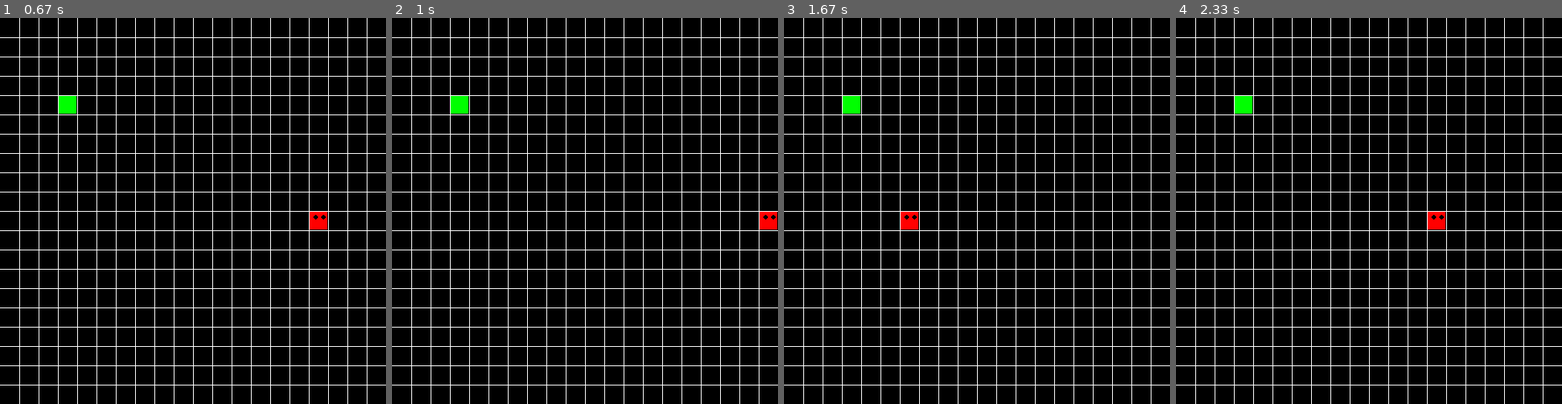
Above: before the commit, frames 1-4 (left to right).
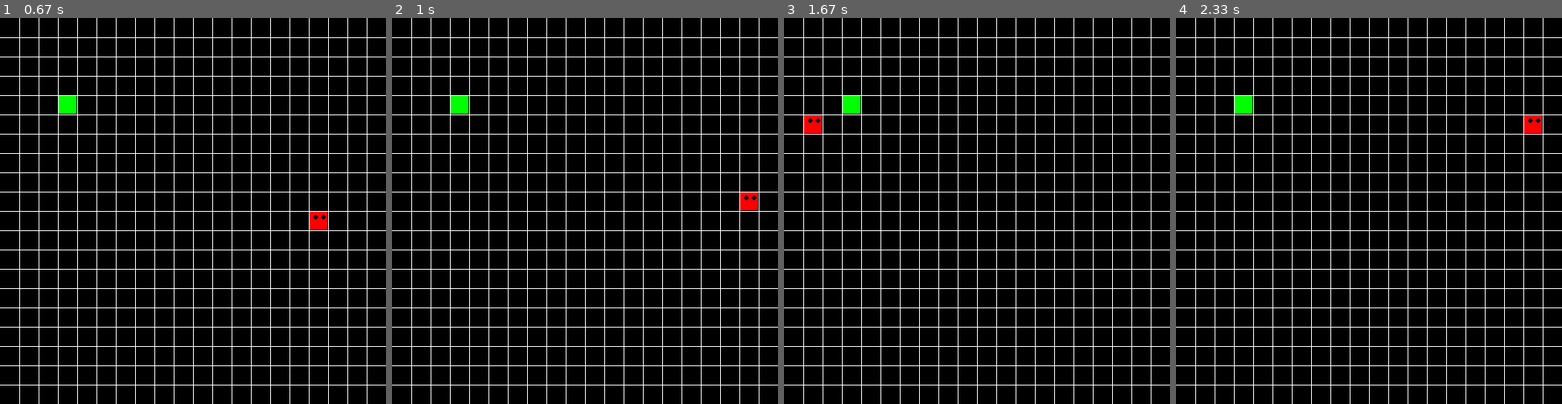
Above: after the commit, the same moments.

Repository: nibodhdaware/Old-Project
Game: pygame game, started from snake_game/snake_game.py
Same seed, same stepped clock (60 frames per second), same inputs: the game is played once before the commit and once after it.
Inputs:
- Up to frame 1 (0.67 s): hold D from 0.33 s (still down)
- Up to frame 2 (1 s): release D at 0.8 s; hold W from 0.83 s (still down)
- Up to frame 3 (1.67 s): release W at 1.3 s; hold D from 1.33 s (still down)
- Up to frame 4 (2.33 s): release D at 1.8 s; hold A from 1.83 s (still down)

Frame 1 is identical in both runs. In frame 2, 0.4% of the frame differs, in the area x 90-100%, y 45-55%; in frame 3, 0.4%; in frame 4, 0.4%.

Commit message:
changes to snake_game.py

Diff:
--- a/snake_game/snake_game.py
+++ b/snake_game/snake_game.py
@@ -1,22 +1,24 @@
 
-#Snake Tutorial Python
+# Snake Tutorial Python
 
 import math
 import random
-import pygame
 import tkinter as tk
 from tkinter import messagebox
+
+import pygame
+
 
 class cube(object):
     rows = 20
     w = 500
-    def __init__(self,start,dirnx=1,dirny=0,color=(255,0,0)):
+
+    def __init__(self, start, dirnx=1, dirny=0, color=(255, 0, 0)):
         self.pos = start
         self.dirnx = 1
         self.dirny = 0
         self.color = color
 
-
     def move(self, dirnx, dirny):
         self.dirnx = dirnx
         self.dirny = dirny
@@ -27,21 +29,20 @@
         i = self.pos[0]
         j = self.pos[1]
 
-        pygame.draw.rect(surface, self.color, (i*dis+1,j*dis+1, dis-2, dis-2))
+        pygame.draw.rect(surface, self.color, (i*dis+1, j*dis+1, dis-2, dis-2))
         if eyes:
             centre = dis//2
             radius = 3
-            circleMiddle = (i*dis+centre-radius,j*dis+8)
-            circleMiddle2 = (i*dis + dis -radius*2, j*dis+8)
-            pygame.draw.circle(surface, (0,0,0), circleMiddle, radius)
-            pygame.draw.circle(surface, (0,0,0), circleMiddle2, radius)
-
-
+            circleMiddle = (i*dis+centre-radius, j*dis+8)
+            circleMiddle2 = (i*dis + dis - radius*2, j*dis+8)
+            pygame.draw.circle(surface, (0, 0, 0), circleMiddle, radius)
+            pygame.draw.circle(surface, (0, 0, 0), circleMiddle2, radius)
 
 
 class snake(object):
     body = []
     turns = {}
+
     def __init__(self, color, pos):
         self.color = color
         self.head = cube(pos)
@@ -57,22 +58,22 @@
             keys = pygame.key.get_pressed()
 
             for key in keys:
-                if keys[pygame.K_LEFT]:
+                if keys[pygame.K_a]:
                     self.dirnx = -1
                     self.dirny = 0
                     self.turns[self.head.pos[:]] = [self.dirnx, self.dirny]
 
-                elif keys[pygame.K_RIGHT]:
+                elif keys[pygame.K_d]:
                     self.dirnx = 1
                     self.dirny = 0
                     self.turns[self.head.pos[:]] = [self.dirnx, self.dirny]
 
-                elif keys[pygame.K_UP]:
+                elif keys[pygame.K_w]:
                     self.dirnx = 0
                     self.dirny = -1
                     self.turns[self.head.pos[:]] = [self.dirnx, self.dirny]
 
-                elif keys[pygame.K_DOWN]:
+                elif keys[pygame.K_s]:
                     self.dirnx = 0
                     self.dirny = 1
                     self.turns[self.head.pos[:]] = [self.dirnx, self.dirny]
@@ -81,16 +82,20 @@
             p = c.pos[:]
             if p in self.turns:
                 turn = self.turns[p]
-                c.move(turn[0],turn[1])
+                c.move(turn[0], turn[1])
                 if i == len(self.body)-1:
                     self.turns.pop(p)
             else:
-                if c.dirnx == -1 and c.pos[0] <= 0: c.pos = (c.rows-1, c.pos[1])
-                elif c.dirnx == 1 and c.pos[0] >= c.rows-1: c.pos = (0,c.pos[1])
-                elif c.dirny == 1 and c.pos[1] >= c.rows-1: c.pos = (c.pos[0], 0)
-                elif c.dirny == -1 and c.pos[1] <= 0: c.pos = (c.pos[0],c.rows-1)
-                else: c.move(c.dirnx,c.dirny)
-
+                if c.dirnx == -1 and c.pos[0] <= 0:
+                    c.pos = (c.rows-1, c.pos[1])
+                elif c.dirnx == 1 and c.pos[0] >= c.rows-1:
+                    c.pos = (0, c.pos[1])
+                elif c.dirny == 1 and c.pos[1] >= c.rows-1:
+                    c.pos = (c.pos[0], 0)
+                elif c.dirny == -1 and c.pos[1] <= 0:
+                    c.pos = (c.pos[0], c.rows-1)
+                else:
+                    c.move(c.dirnx, c.dirny)
 
     def reset(self, pos):
         self.head = cube(pos)
@@ -100,27 +105,25 @@
         self.dirnx = 0
         self.dirny = 1
 
-
     def addCube(self):
         tail = self.body[-1]
         dx, dy = tail.dirnx, tail.dirny
 
         if dx == 1 and dy == 0:
-            self.body.append(cube((tail.pos[0]-1,tail.pos[1])))
+            self.body.append(cube((tail.pos[0]-1, tail.pos[1])))
         elif dx == -1 and dy == 0:
-            self.body.append(cube((tail.pos[0]+1,tail.pos[1])))
+            self.body.append(cube((tail.pos[0]+1, tail.pos[1])))
         elif dx == 0 and dy == 1:
-            self.body.append(cube((tail.pos[0],tail.pos[1]-1)))
+            self.body.append(cube((tail.pos[0], tail.pos[1]-1)))
         elif dx == 0 and dy == -1:
-            self.body.append(cube((tail.pos[0],tail.pos[1]+1)))
+            self.body.append(cube((tail.pos[0], tail.pos[1]+1)))
 
         self.body[-1].dirnx = dx
         self.body[-1].dirny = dy
 
-
     def draw(self, surface):
         for i, c in enumerate(self.body):
-            if i ==0:
+            if i == 0:
                 c.draw(surface, True)
             else:
                 c.draw(surface)
@@ -135,16 +138,16 @@
         x = x + sizeBtwn
         y = y + sizeBtwn
 
-        pygame.draw.line(surface, (255,255,255), (x,0),(x,w))
-        pygame.draw.line(surface, (255,255,255), (0,y),(w,y))
+        pygame.draw.line(surface, (255, 255, 255), (x, 0), (x, w))
+        pygame.draw.line(surface, (255, 255, 255), (0, y), (w, y))
 
 
 def redrawWindow(surface):
     global rows, width, s, snack
-    surface.fill((0,0,0))
+    surface.fill((0, 0, 0))
     s.draw(surface)
     snack.draw(surface)
-    drawGrid(width,rows, surface)
+    drawGrid(width, rows, surface)
     pygame.display.update()
 
 
@@ -155,12 +158,12 @@
     while True:
         x = random.randrange(rows)
         y = random.randrange(rows)
-        if len(list(filter(lambda z:z.pos == (x,y), positions))) > 0:
+        if len(list(filter(lambda z: z.pos == (x, y), positions))) > 0:
             continue
         else:
             break
 
-    return (x,y)
+    return (x, y)
 
 
 def message_box(subject, content):
@@ -179,8 +182,8 @@
     width = 500
     rows = 20
     win = pygame.display.set_mode((width, width))
-    s = snake((255,0,0), (10,10))
-    snack = cube(randomSnack(rows, s), color=(0,255,0))
+    s = snake((255, 0, 0), (10, 10))
+    snack = cube(randomSnack(rows, s), color=(0, 255, 0))
     flag = True
 
     clock = pygame.time.Clock()
@@ -191,21 +194,18 @@
         s.move()
         if s.body[0].pos == snack.pos:
             s.addCube()
-            snack = cube(randomSnack(rows, s), color=(0,255,0))
+            snack = cube(randomSnack(rows, s), color=(0, 255, 0))
 
         for x in range(len(s.body)):
-            if s.body[x].pos in list(map(lambda z:z.pos,s.body[x+1:])):
+            if s.body[x].pos in list(map(lambda z: z.pos, s.body[x+1:])):
                 print('Score: ', len(s.body))
                 message_box('You Lost!', 'Play again...')
-                s.reset((10,10))
+                s.reset((10, 10))
                 break
 
-
         redrawWindow(win)
 
-
     pass
 
 
-
 main()
